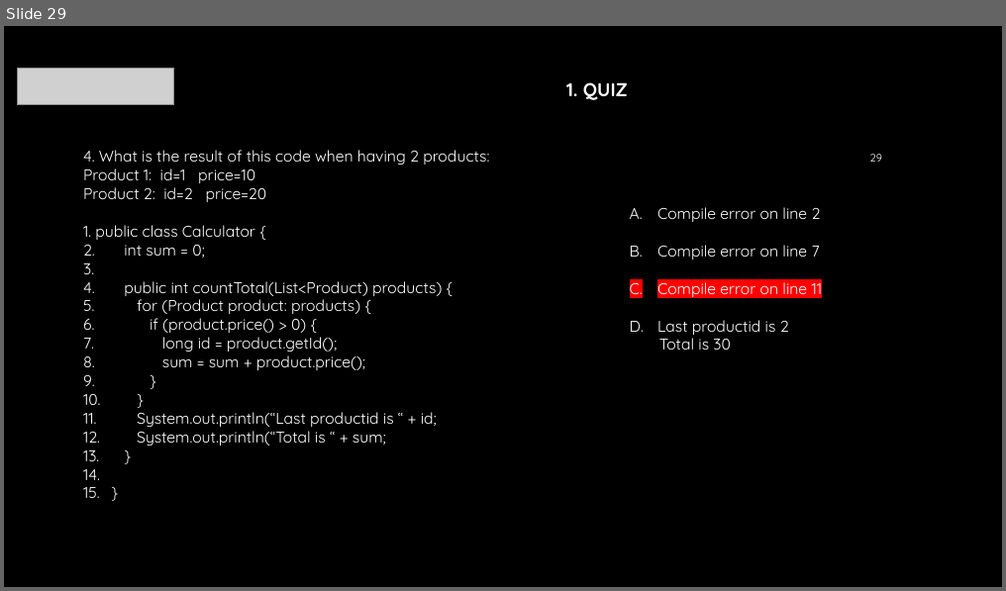
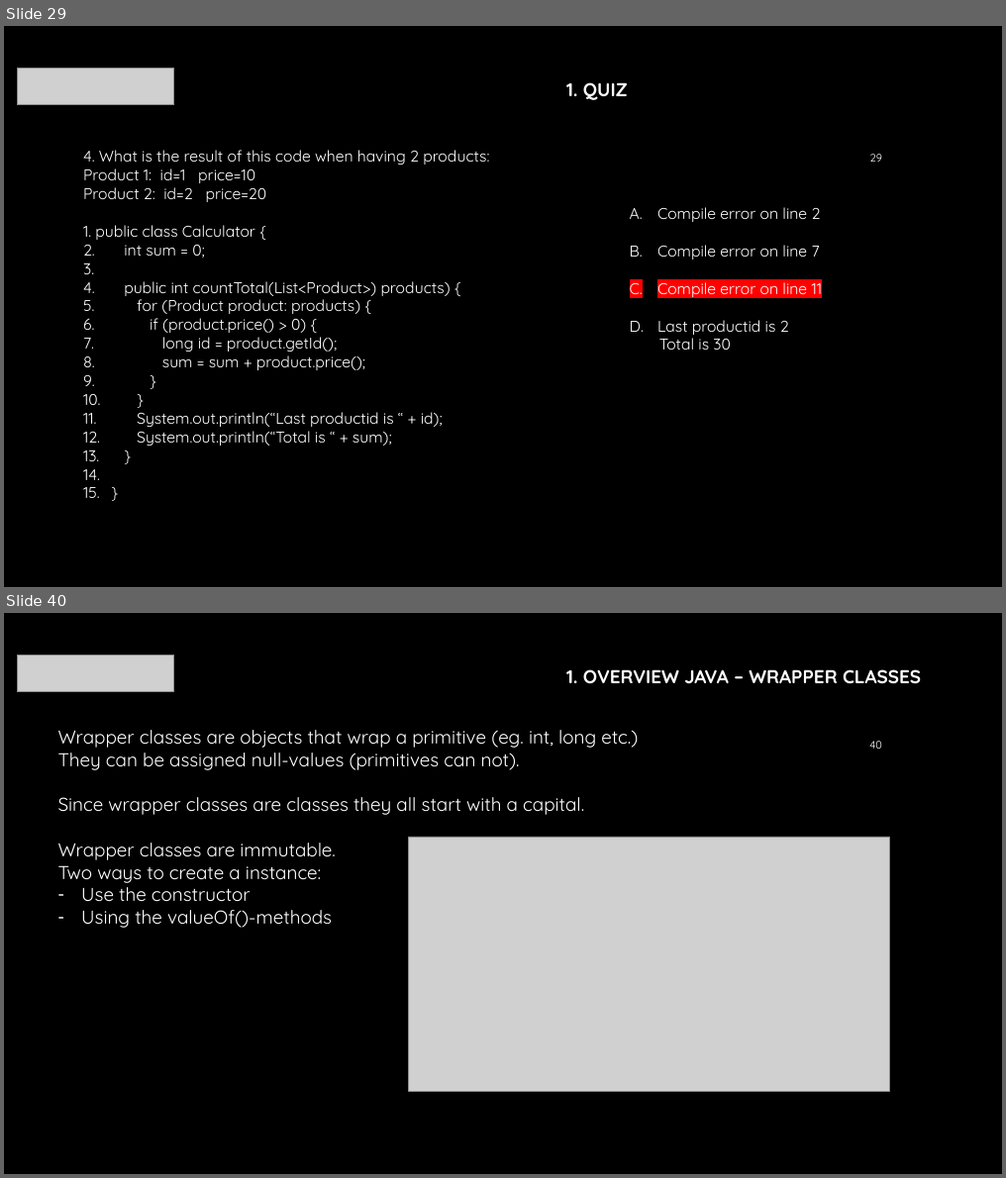
Before and after one commit to mraalten/javafundamentals, a slide deck: docs/training/Presentation.pptx. Shown one above the other, each under a label of ours: slide 29 before the commit, slides 29 and 40 after it; the slides between them are not shown. The pictures are 1006x591 and 1006x1178 pixels, drawn with LibreOffice and Linux fonts; fonts in the diff are those of the drawing; grey boxes stand for pictures; background and template pictures are left out. Boxes give left, top, right and bottom in pixels: in the first picture for what was removed or moved away, otherwise in the second. Text is boxed around its words. In the diff, an @@ line names an element or a change of style, - is before the commit and + after.

```diff
--- a/docs/training/Presentation.pptx
+++ b/docs/training/Presentation.pptx
@@ slide 40 added at (x1=4, y1=613, x2=1002, y2=1174), background #000000 @@
@@ picture added at (x1=18, y1=655, x2=174, y2=692) @@
@@ text added at (x1=566, y1=669, x2=921, y2=684), 18 pt, text #FFFFFF, bold @@
+1. OVERVIEW JAVA – WRAPPER CLASSES
@@ text added at (x1=58, y1=730, x2=638, y2=928), 18 pt, text #FFFFFF @@
+Wrapper classes are objects that wrap a primitive (eg. int, long etc.)
+They can be assigned null-values (primitives can not).
+Since wrapper classes are classes they all start with a capital.
+Wrapper classes are immutable.
+Two ways to create a instance:
+– Use the constructor
+– Using the valueOf()-methods
@@ page number added at (x1=869, y1=741, x2=882, y2=749), 10.5 pt, text #FFFFFF @@
+40
@@ picture added at (x1=409, y1=837, x2=890, y2=1091) @@
@@ slide 29 changed as well @@
@@ text at (x1=124, y1=281, x2=450, y2=296): text changed @@
-3. public int countTotal(List<Product) products) {
+3. public int countTotal(List<Product>) products) {
@@ text at (x1=137, y1=412, x2=443, y2=446): text changed @@
-10. System.out.println(“Last productid is “ + id;
-11. System.out.println(“Total is “ + sum;
+10. System.out.println(“Last productid is “ + id);
+11. System.out.println(“Total is “ + sum);
```
Also in this commit, not shown: 1 other slide changed, 22 other slides added.
